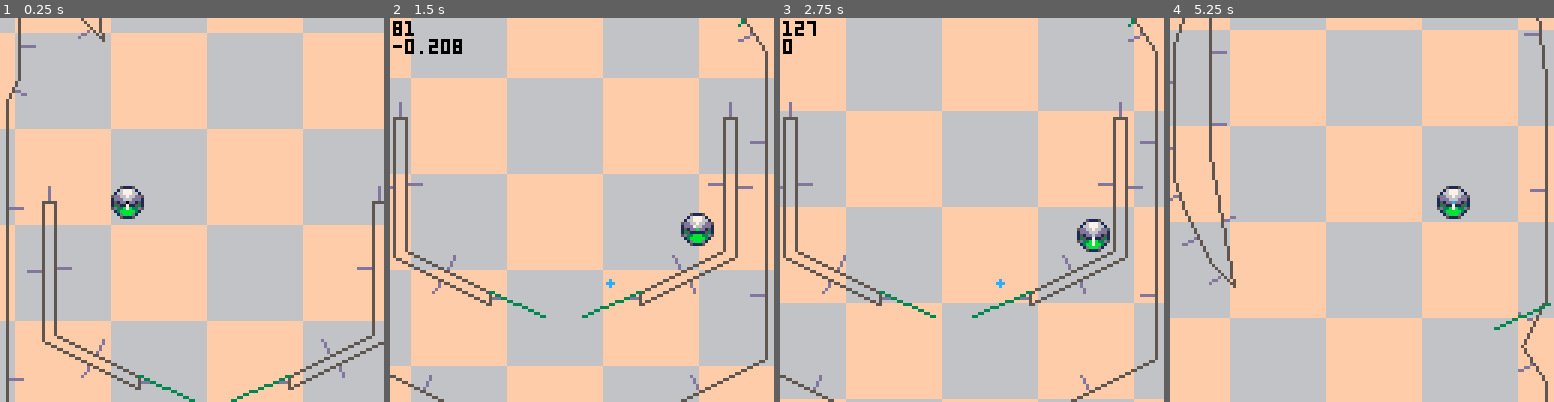
Above: before the commit, frames 1-4 (left to right).
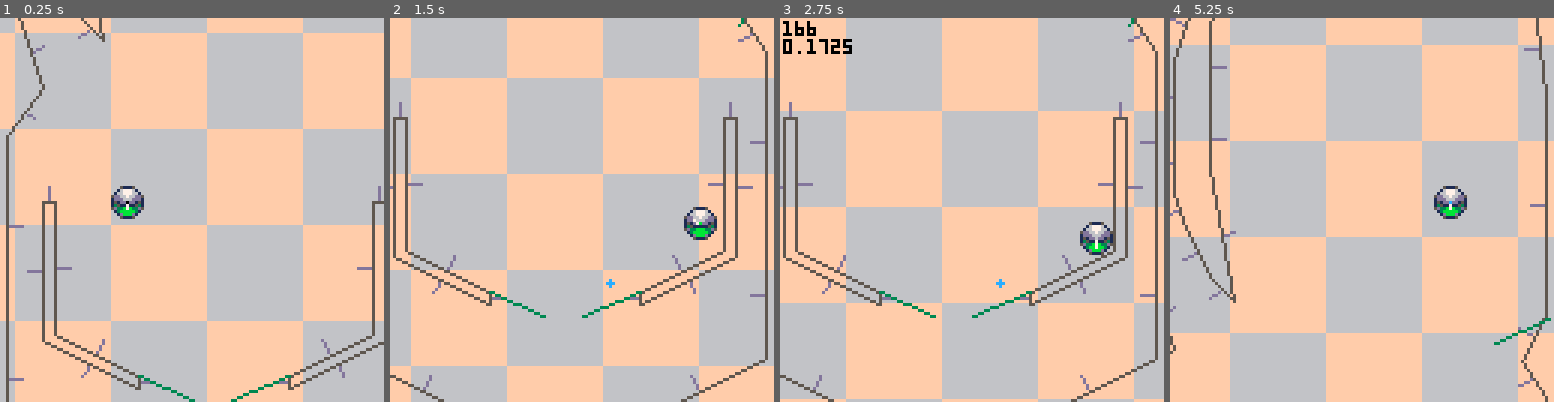
Above: after the commit, the same moments.

Repository: LouieChapm/Super3dPinball
Game: PICO-8 cartridge super_3d_pinball.p8
Same seed, same stepped clock (60 frames per second), same inputs: the game is played once before the commit and once after it.
Inputs:
- Up to frame 1 (0.25 s): no input
- Up to frame 2 (1.5 s): tap X (X key) at 0.33, 1.07 s; tap O (Z key) at 0.7 s
- Up to frame 3 (2.75 s): hold Right 1.6-2.1 s; tap O (Z key) at 1.7, 2.1, 2.5 s; tap X (X key) at 1.85 s; hold Up 2.15-2.42 s; hold Right from 2.47 s (still down)
- Up to frame 4 (5.25 s): tap O (Z key) every 0.4 s from 2.9 to 4.9 s; tap X (X key) at 2.97, 4.08, 5.2 s; release Right at 3.03 s; hold Left 3.08-3.58 s; hold Down 3.63-3.97 s; hold Right 4.02-4.68 s; hold Up 4.73-5.03 s; hold Left from 5.08 s (still down)

The runs differ from the first frame. In frame 1, 0.6% of the frame differs, in the area x 1-12%, y 0-55%; in frame 2, 1.1%; in frame 3, 0.8%; in frame 4, 18%, in the area x 0-100%, y 0-99%.

Commit message:
small changes

Diff:
--- a/super_3d_pinball.p8
+++ b/super_3d_pinball.p8
@@ -375,16 +375,11 @@
 	if(_ball.y>180)_ball.x, _ball.y, _ball.dirX, _ball.dirY = 92,112, 0, 0
 end
 
+-- todo completely refactor this
 -- ran for each edge and applies physics stuff to it
 function wall_col(_wall, _ball)
 	local col,point = edge_collision(_wall.a, _wall.b, _ball)
 	if col then
-			-- old performant version , still might use
-			-- makes use of pre-calculated normals
-		-- _ball.x, _ball.y = point[1]+point[4]*BALL_RADIUS,point[2]-point[3]*BALL_RADIUS
-		-- local wall_direction=new_point(point[4],-point[3])
-
-
 		local dirX, dirY, length = get_direction_of_vector(convert_points_to_vector(new_point(point[1],point[2]),_ball))
 		_ball.x, _ball.y = point[1] + dirX * BALL_RADIUS, point[2] + dirY * BALL_RADIUS
 
@@ -397,13 +392,14 @@
 
 		local friction = .8
 
+		-- an extra check to see if the ball is "skimming" the wall , in which case don't bounce it too much- I guess
 		local skim_check = dot_product({x=_ball.n_dirX, y=_ball.n_dirY},wall_direction)
-		if abs(skim_check)<.5 then
+		if abs(skim_check)<.3 then
 			debug(tostr(t) .. "\n" .. skim_check)
 			dx = dirX
 			dy = dirY
 
-			friction = .9
+			friction = .3
 		end
 
 		--[[
Not shown, changed: inf_mapdata.txt
